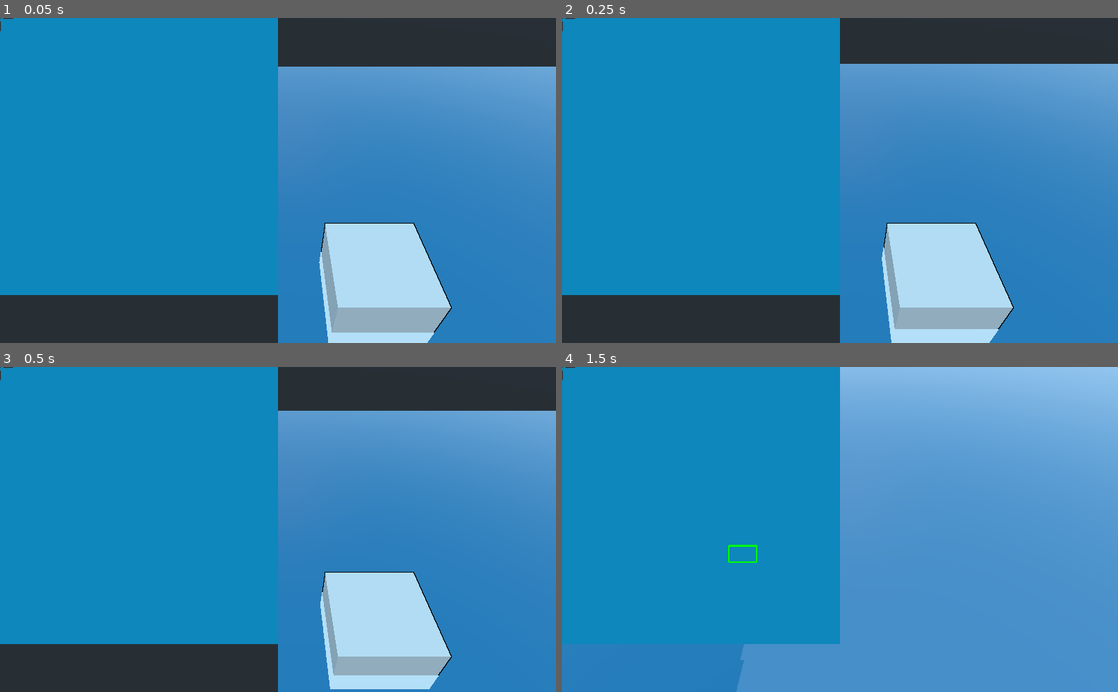
Above: before the commit, frames 1-4 (two rows, left to right).
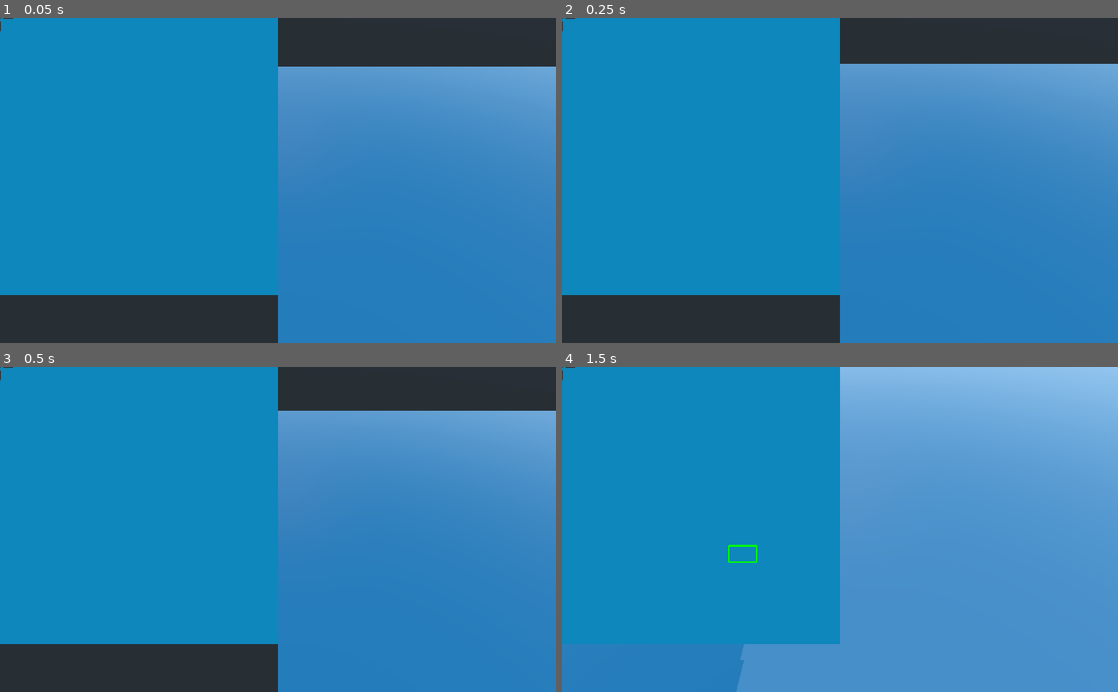
Above: after the commit, the same moments.

Repository: eriwyn/societer
Game: Godot game, scene res://world/game.tscn
Two runs of this game, one before a commit and one after it. Both use one fixed random seed, a clock stepped at 60 frames per second and the inputs below. This scene is started directly instead of the project's main scene.
Inputs (mouse positions are in pixels of both pictures, inside the frame that each line leads up to):
- Up to frame 1 (0.05 s): no input
- Up to frame 2 (0.25 s): no input
- Up to frame 3 (0.5 s): no input
- Up to frame 4 (1.5 s): move the mouse to (962, 513) at 0.52 s; press the mouse at (962, 513) at 0.53 s; release the mouse at (962, 513) at 1.25 s; drag from (728, 545) to (812, 594) at 1.27 s

The runs differ from the first frame. In frame 1, 7.4% of the frame differs, in the area x 57-82%, y 63-100%; in frame 2, 7.4%; in frame 3, 7.2%; in frame 4, nothing differs.
Error in both runs: Invalid type in function 'add_surface_from_arrays' in base 'ArrayMesh (TerrainMesh.gd)'. Cannot convert argument 2 from Nil to Array. (res://world/World3d.gd:1…

Commit message:
oui

Diff:
--- a/world/game.tscn
+++ b/world/game.tscn
@@ -151,8 +151,6 @@
 [sub_resource type="QuadMesh" id=8]
 size = Vector2( 2, 2 )
 
-[sub_resource type="CubeMesh" id=9]
-
 [node name="Game" type="Node"]
 
 [node name="UI" parent="." instance=ExtResource( 1 )]
@@ -197,10 +195,6 @@
 skeleton = NodePath("../..")
 material/0 = ExtResource( 2 )
 
-[node name="MeshInstance" type="MeshInstance" parent="World3d"]
-transform = Transform( 1, 0, 0, 0, 1, 0, 0, 0, 1, 2.0515, 0.388711, 13.3283 )
-mesh = SubResource( 9 )
-
 [connection signal="map_clicked" from="UI/Map" to="World3d/CamBase/Camera" method="_on_Map_map_clicked"]
 [connection signal="camera_moved" from="World3d/CamBase/Camera" to="UI/Map/Cursor" method="_on_Camera_camera_moved"]
 
Not shown: 1 places in world/game.tscn that only renumber resources
